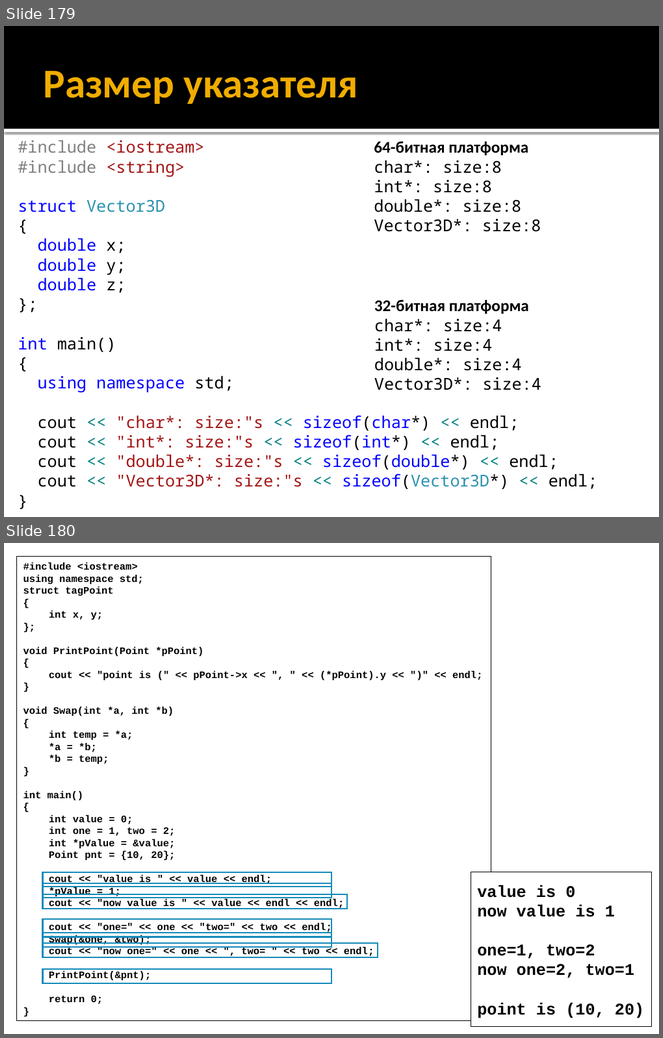
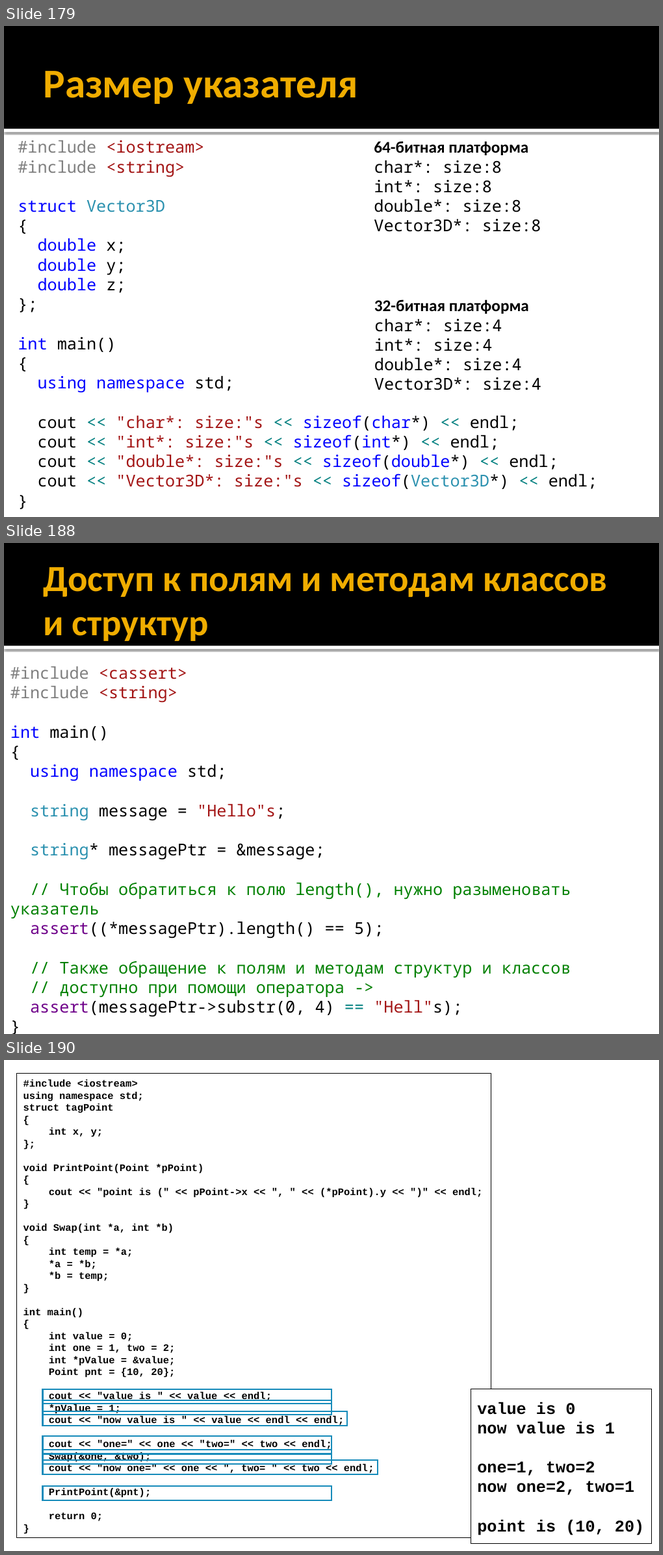
Before and after one commit to alexey-malov/oop, a slide deck: lectures/01/Синтаксис C++.pptx. Shown one above the other, each under a label of ours: slides 179 and 180 before the commit, slides 179, 188 and 190 after it; the slides between them are not shown. The pictures are 663x1038 and 663x1555 pixels, drawn with LibreOffice and Linux fonts; fonts in the diff are those of the drawing. Boxes give left, top, right and bottom in pixels: in the first picture for what was removed or moved away, otherwise in the second. Text is boxed around its words. In the diff, an @@ line names an element or a change of style, - is before the commit and + after.

```diff
--- a/lectures/01/Синтаксис C++.pptx
+++ b/lectures/01/Синтаксис C++.pptx
@@ slide 188 added at [4,543,659,1034], background #FFFFFF; not listed: 2 template elements that a slide beside it also shows @@
@@ title added at [43,567,607,641], 40.5 pt, text #F0AD00, bold @@
+Доступ к полям и методам классов и структур
@@ text added at [10,667,571,1017], 18 pt, text #008000 @@
+#include <cassert>
+#include <string>
+int main()
+{
+using namespace std;
+string message = "Hello"s;
+string* messagePtr = &message;
+// Чтобы обратиться к полю length(), нужно разыменовать указатель
+assert((*messagePtr).length() == 5);
+// Также обращение к полям и методам структур и классов
+// доступно при помощи оператора ->
+assert(messagePtr->substr(0, 4) == "Hell"s);
+}
@@ what was slide 180 is now slide 190 @@
```
Also in this commit, not shown: 1 slide changed, 9 other slides added.
